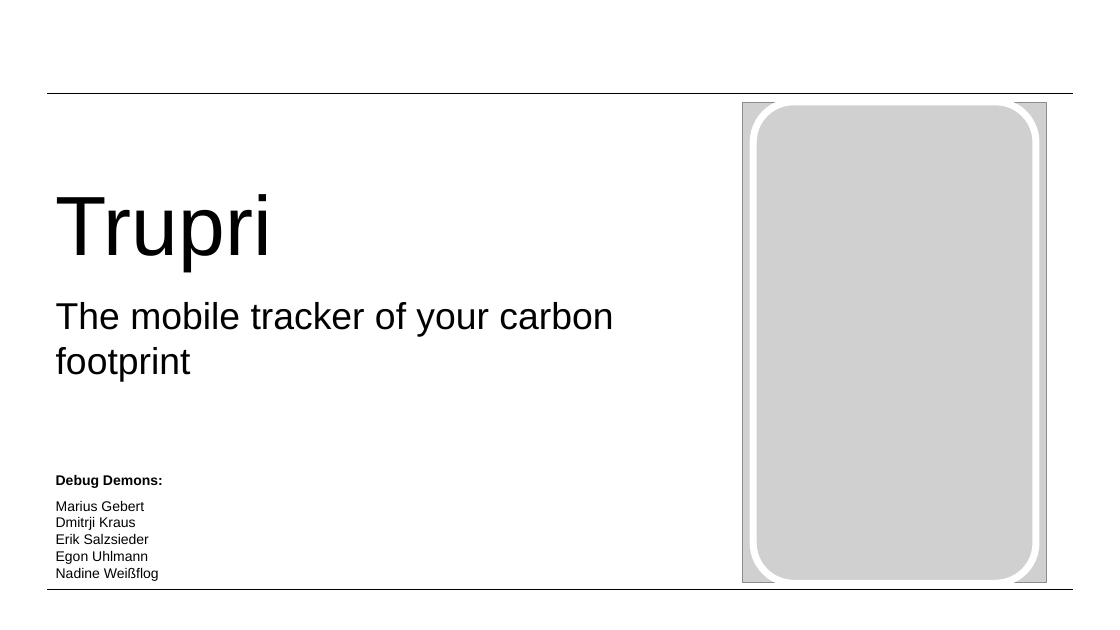
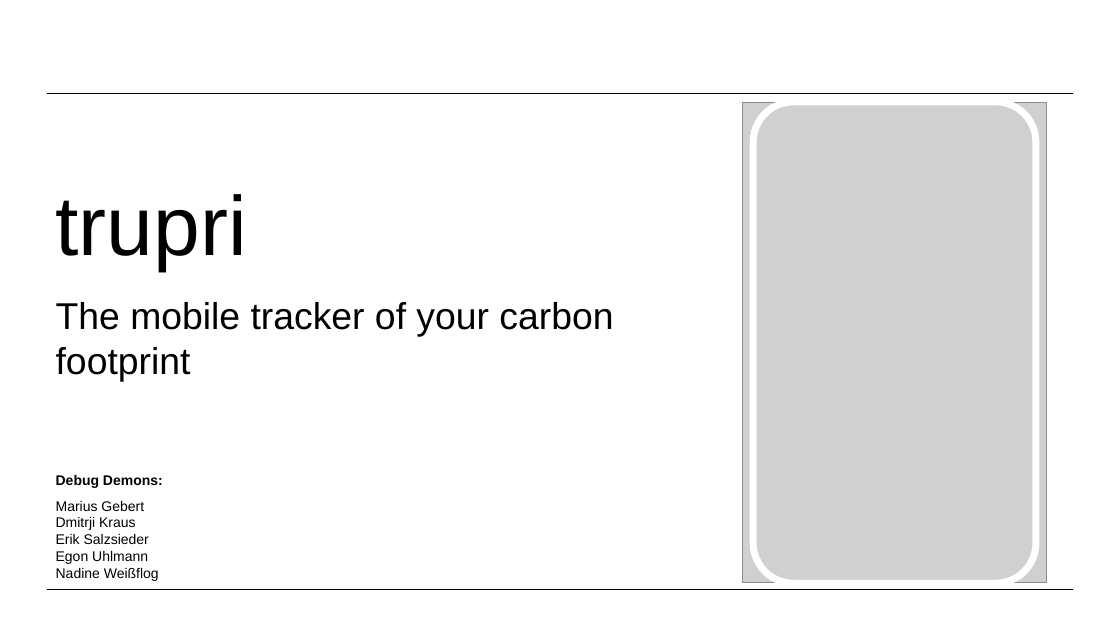
Before and after one commit to mariusgebert/trupri-exxeta-qhack24, a slide deck: slide 1 of trupri.pptx. Drawn at 1120x630 pixels with LibreOffice and Linux fonts; fonts in the diff are those of the drawing; grey boxes stand for pictures. Boxes give left, top, right and bottom in pixels: in the first picture for what was removed or moved away, otherwise in the second. Text is boxed around its words. In the diff, an @@ line names an element or a change of style, - is before the commit and + after.

```diff
--- a/trupri.pptx
+++ b/trupri.pptx
@@ text at [56, 194, 247, 270]: text changed @@
-Trupri
+trupri
```
Also in this commit, not shown: 1 other slide changed.
